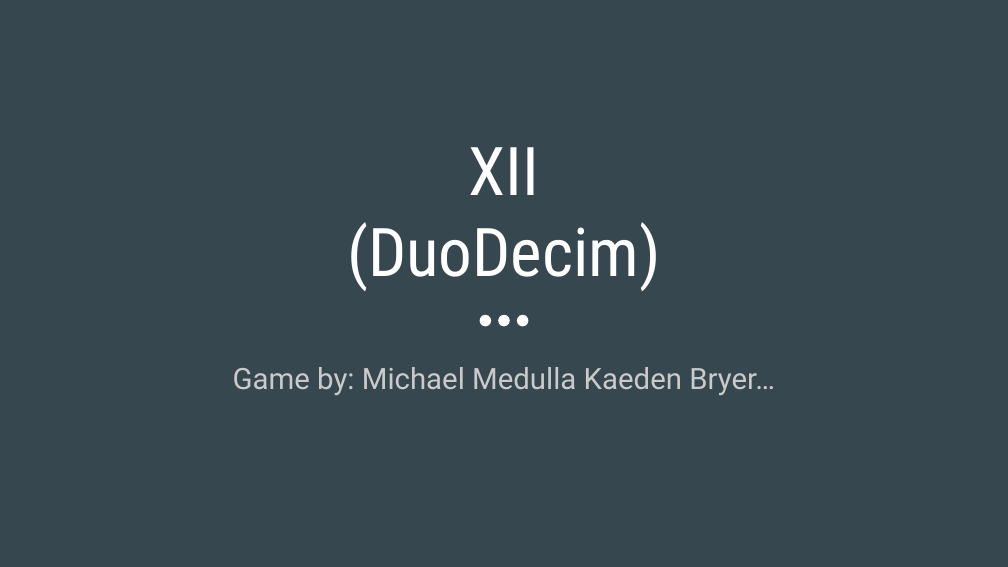
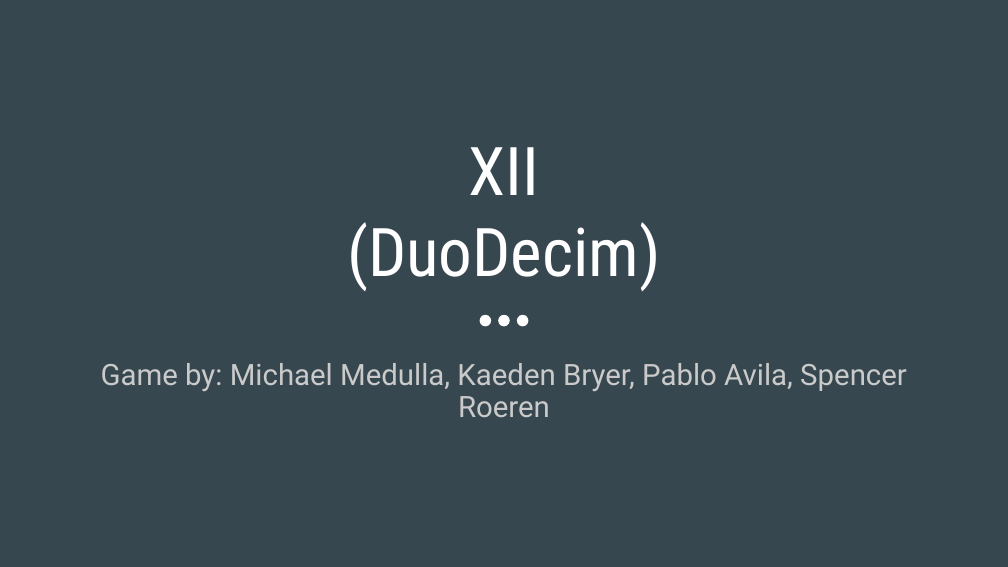
Before and after one commit to HououinKyouma555/DuoDecim, a slide deck: slide 1 of XII (DuoDecim).pptx. Drawn at 1008x567 pixels with LibreOffice and Linux fonts; fonts in the diff are those of the drawing. Boxes give left, top, right and bottom in pixels: in the first picture for what was removed or moved away, otherwise in the second. Text is boxed around its words. In the diff, an @@ line names an element or a change of style, - is before the commit and + after.

```diff
--- a/XII (DuoDecim).pptx
+++ b/XII (DuoDecim).pptx
@@ subtitle at bbox=[101, 363, 907, 417]: text changed @@
-Game by: Michael Medulla Kaeden Bryer…
+Game by: Michael Medulla, Kaeden Bryer, Pablo Avila, Spencer Roeren
```
